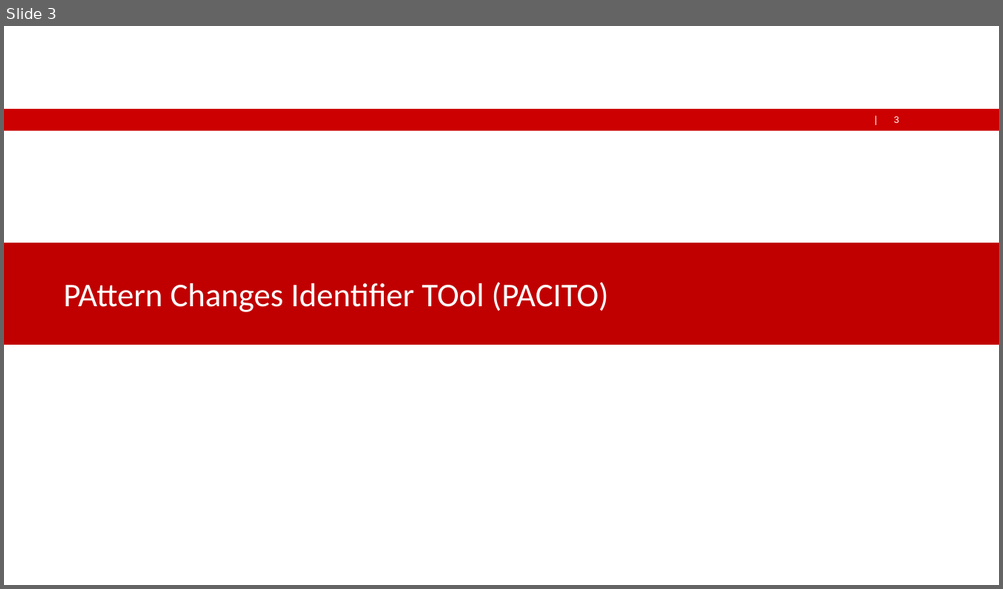
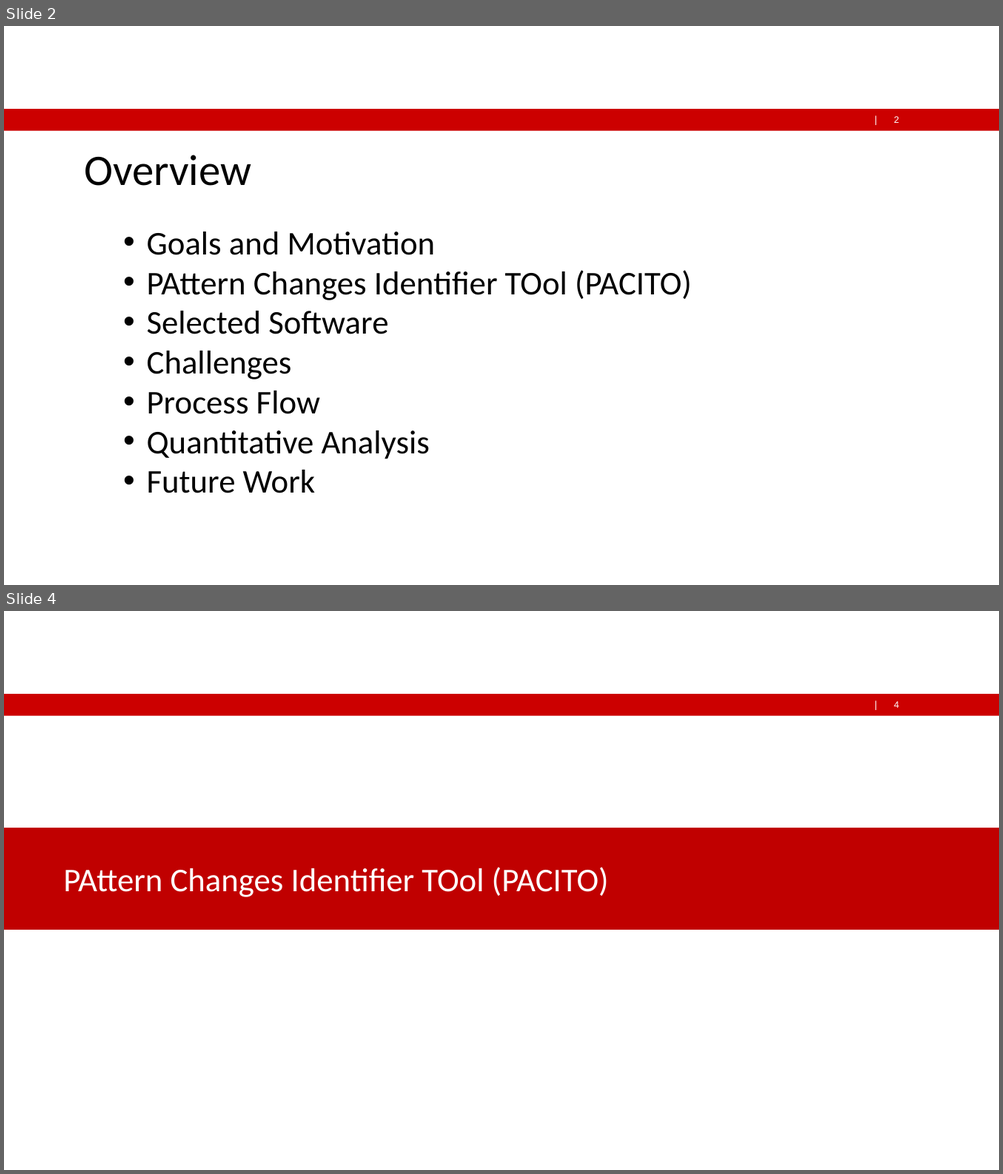
Before and after one commit to FWest98/CS-Software_Maintenance_Evolution-Pacito, a slide deck: Documentation/PACITO_Presentation.pptx. Shown one above the other, each under a label of ours: slide 3 before the commit, slides 2 and 4 after it; the slides between them are not shown. The pictures are 1003x589 and 1003x1174 pixels, drawn with LibreOffice and Linux fonts; fonts in the diff are those of the drawing; background and template pictures are left out. Boxes give left, top, right and bottom in pixels: in the first picture for what was removed or moved away, otherwise in the second. Text is boxed around its words. In the diff, an @@ line names an element or a change of style, - is before the commit and + after.

```diff
--- a/Documentation/PACITO_Presentation.pptx
+++ b/Documentation/PACITO_Presentation.pptx
@@ slide 2 added at <box>4,26,999,585</box>, background #FFFFFF; not listed: 5 template elements that a slide beside it also shows @@
@@ title added at <box>84,155,251,186</box>, 42 pt, text #000000 @@
+Overview
@@ text added at <box>147,232,691,494</box>, 32 pt, text #000000 @@
+      • Goals and Motivation
+      • PAttern Changes Identifier TOol (PACITO)
+      • Selected Software
+      • Challenges
+      • Process Flow
+      • Quantitative Analysis
+      • Future Work
@@ what was slide 3 is now slide 4 @@
@@ page number at <box>893,701,899,708</box>: text changed @@
-3
+4
```
Also in this commit, not shown: 3 slides changed, 4 other slides added, 2 slides removed, 2 other files.
